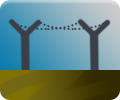
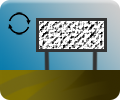
The second w=120, h=100 image is a revision of the first. Changes to its layers:
added layer "resist" above "Layer 1" over [36, 18, 107, 70]
added layer "Layer 1" above "extraCard" over [8, 12, 31, 35]
added group "Store" with 3 layers above "trans" over [8, 12, 110, 70]
added group "trans" with 4 layers above "Plants" over [8, 13, 111, 70]
hid "HVDC", moved it into group "trans" over [8, 18, 111, 70]
